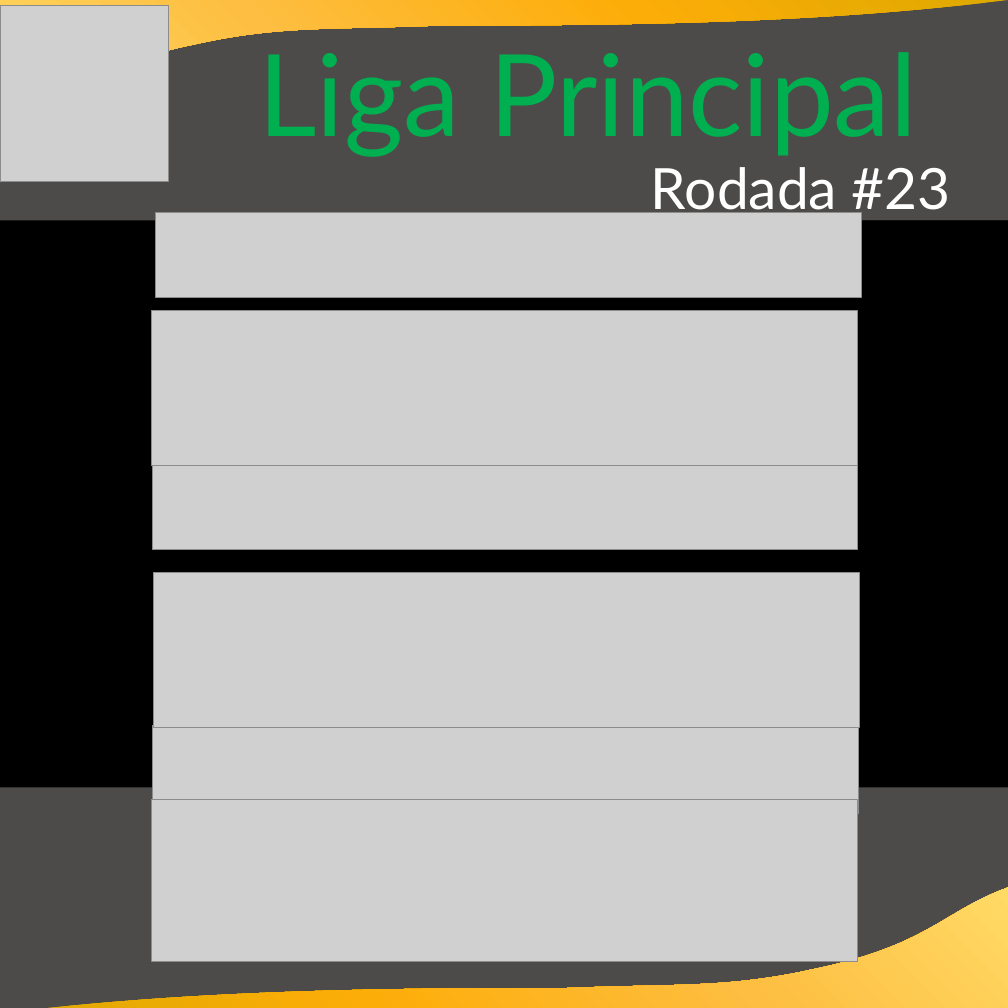
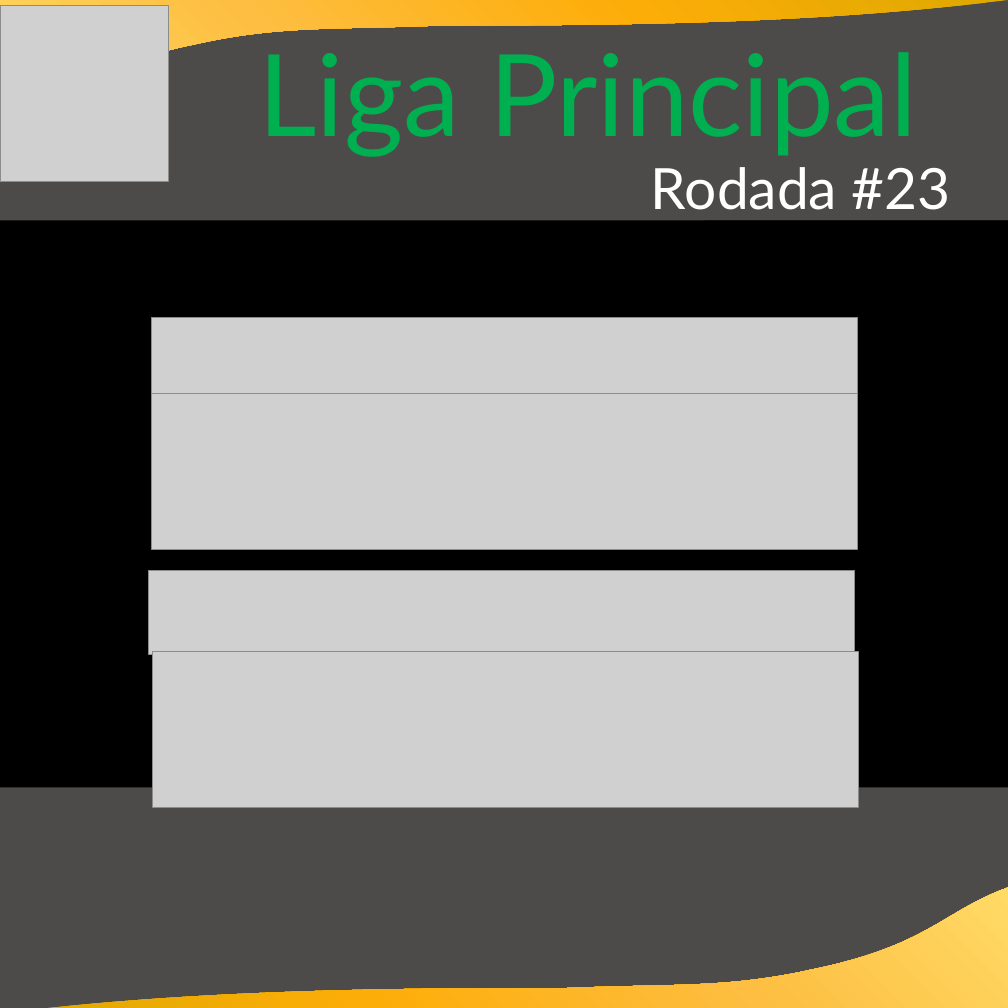
Before and after one commit to cknakayama/automacao_ligaroletarussa2021, a slide deck: slide 4 of Informativos.pptx. Drawn at 1008x1008 pixels with LibreOffice and Linux fonts; fonts in the diff are those of the drawing; grey boxes stand for pictures; background and template pictures are left out. Boxes give left, top, right and bottom in pixels: in the first picture for what was removed or moved away, otherwise in the second. Text is boxed around its words. In the diff, an @@ line names an element or a change of style, - is before the commit and + after.

```diff
--- a/Informativos.pptx
+++ b/Informativos.pptx
@@ picture: place and size @@
-picture at [155,213,861,297]
+picture at [152,318,858,402]
@@ picture removed at [152,310,858,465] @@
@@ picture added at [152,393,858,550] @@
@@ picture: place and size @@
-picture at [153,465,859,550]
+picture at [149,570,854,655]
@@ picture removed at [154,572,859,727] @@
@@ picture: place and size @@
-picture at [153,725,859,813]
+picture at [153,651,859,807]
@@ picture removed at [152,800,858,962] @@
```
Also in this commit, not shown: 1 other slide changed, 3 other files.
